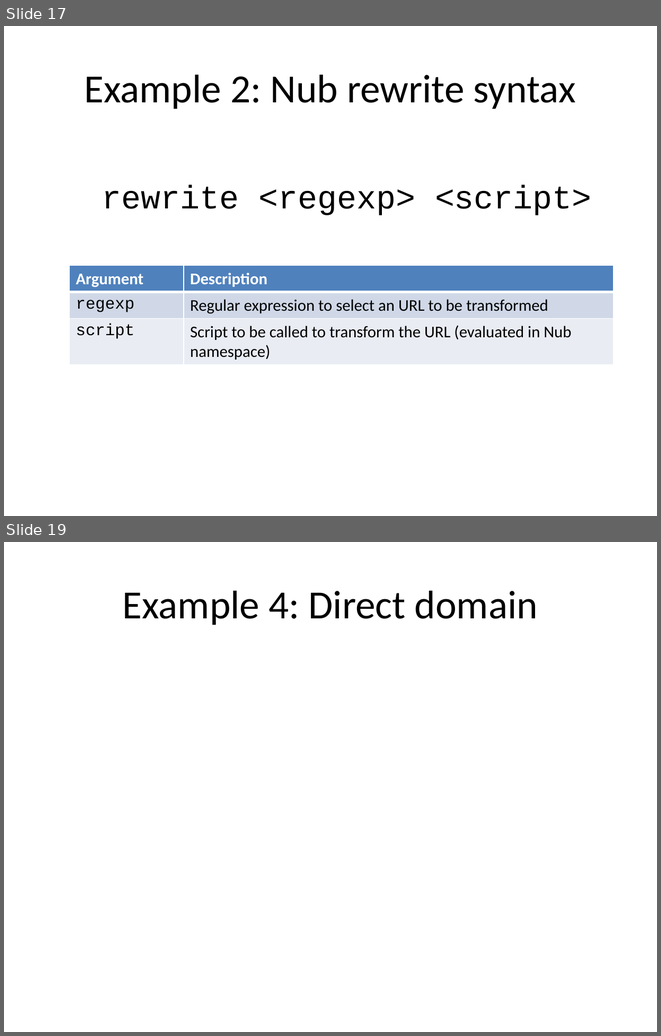
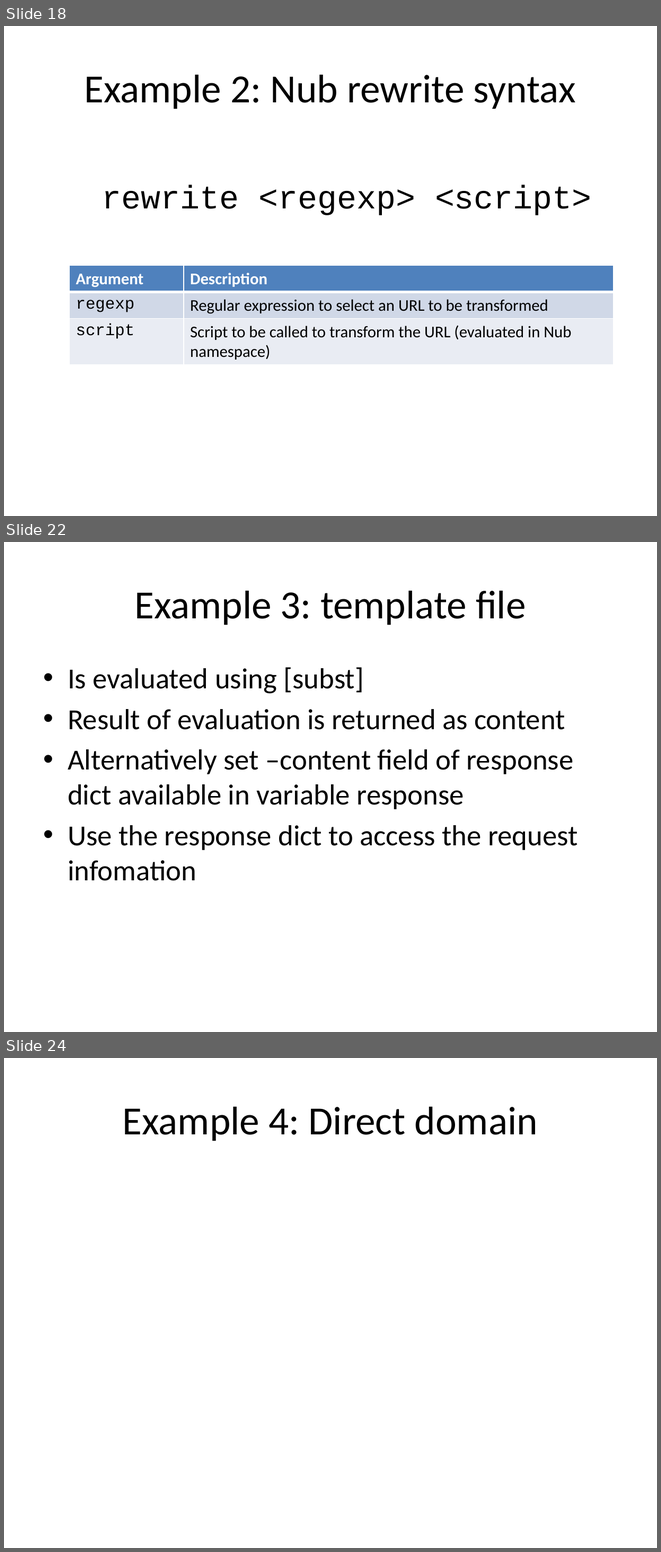
Before and after one commit to jdc8/wubwikit, a slide deck: wubexamples/Lets_Wub.pptx. Shown one above the other, each under a label of ours: slides 17 and 19 before the commit, slides 18, 22 and 24 after it; the slides between them are not shown. The pictures are 661x1036 and 661x1552 pixels, drawn with LibreOffice and Linux fonts; fonts in the diff are those of the drawing; background and template pictures are left out. Boxes give left, top, right and bottom in pixels: in the first picture for what was removed or moved away, otherwise in the second. Text is boxed around its words. In the diff, an @@ line names an element or a change of style, - is before the commit and + after.

```diff
--- a/wubexamples/Lets_Wub.pptx
+++ b/wubexamples/Lets_Wub.pptx
@@ slide 22 added at [4,542,657,1032], background #FFFFFF @@
@@ title added at [134,590,526,625], 44 pt, text #000000 @@
+Example 3: template file
@@ text added at [68,667,577,881], 32 pt, text #000000 @@
+• Is evaluated using [subst]
+• Result of evaluation is returned as content
+• Alternatively set –content field of response dict available in variable response
+• Use the response dict to access the request infomation
@@ what was slide 17 is now slide 18 @@
@@ what was slide 19 is now slide 24 @@
```
Also in this commit, not shown: 3 slides changed, 14 other slides added.
